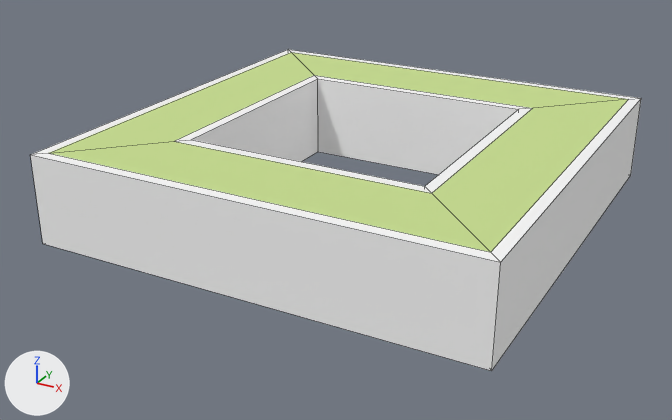
The Blender file Blends/level.blend, before and after one commit.
One viewpoint serves both versions: a 50 mm camera at (9.01, -17.61, 7.57) aimed at (-0.32, -0.63, -0.91). Arrows for +X, +Y and +Z are at lower left; the lights stay in place. The older version comes first. Mesh edges are drawn as thin lines.

Names of what the first picture shows: 'PlatformHole'.
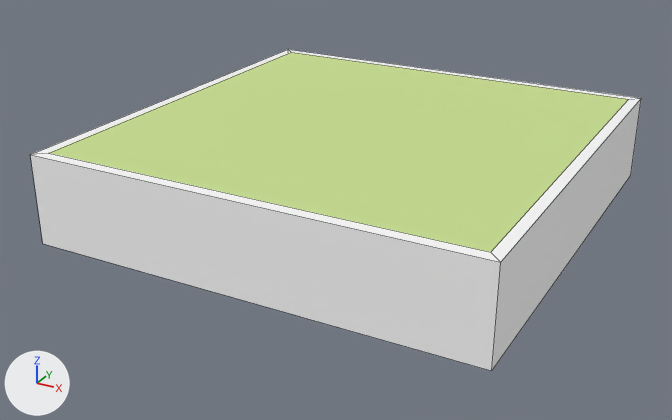
What differs and where, as boxes (x1, y1, x2, y2) in the pictures (672 x 420 px):
```json
{"object": "PlatformHole", "change": "reshaped", "before": [31, 49, 641, 371], "after": [31, 49, 641, 371]}
```

The change, as JSON lines over the scene's bpy script:
```json
{"op": "add", "block": "me_platformbig", "code": ["me_platformbig = me_platformbig.copy(); me_platformbig.name = 'PlatformBig'"]}
{"op": "set", "path": "ob_platformhole", "old": "bpy.data.objects.new('PlatformHole', me_platformhole)", "new": "bpy.data.objects.new('PlatformHole', me_platformbig)"}
```
